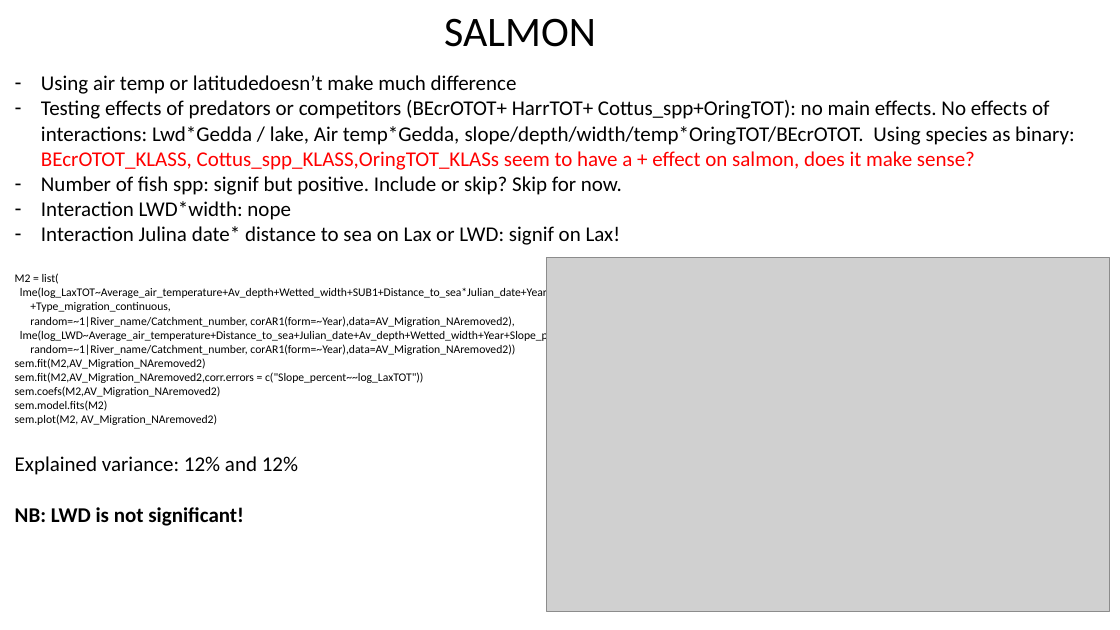
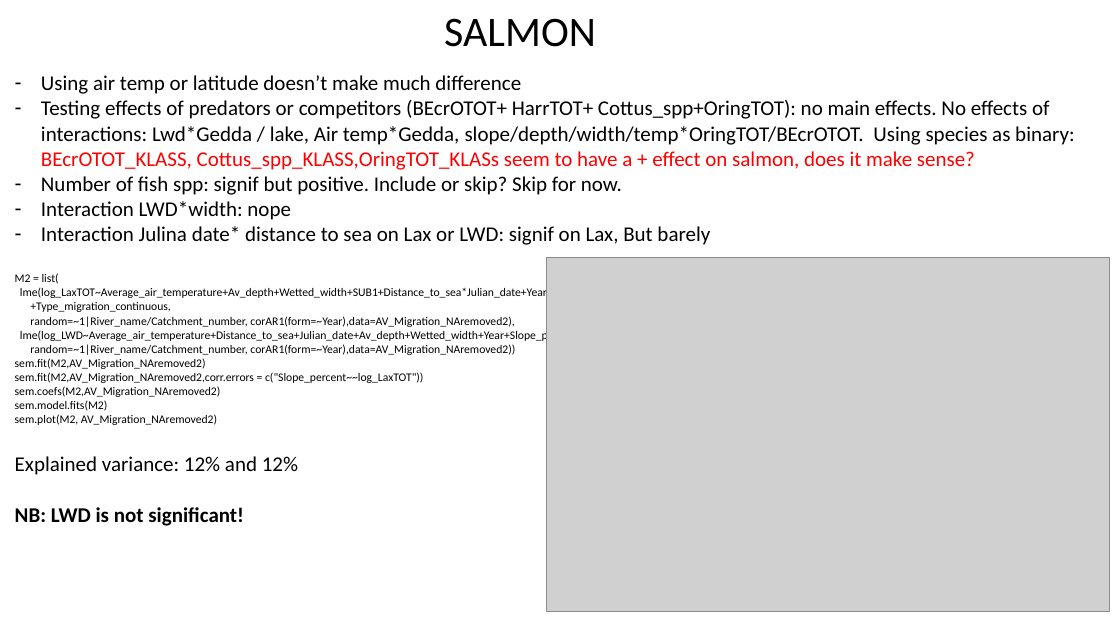
Before and after one commit to SerenaDonadi/Dod-ved, a slide deck: slide 23 of Electrofish data/LWD_analyses.pptx. Drawn at 1120x630 pixels with LibreOffice and Linux fonts; fonts in the diff are those of the drawing; grey boxes stand for pictures. Boxes give left, top, right and bottom in pixels: in the first picture for what was removed or moved away, otherwise in the second. Text is boxed around its words. In the diff, an @@ line names an element or a change of style, - is before the commit and + after.

```diff
--- a/Electrofish data/LWD_analyses.pptx
+++ b/Electrofish data/LWD_analyses.pptx
@@ text at bbox=[41, 75, 521, 94]: spaces changed @@
-– Using air temp or latitudedoesn’t make much difference
+– Using air temp or latitude doesn’t make much difference
@@ text at bbox=[41, 226, 710, 245]: text changed @@
-– Interaction Julina date* distance to sea on Lax or LWD: signif on Lax!
+– Interaction Julina date* distance to sea on Lax or LWD: signif on Lax, But barely
```
Also in this commit, not shown: 2 other slides changed, 2 slides added, 1 other file.
